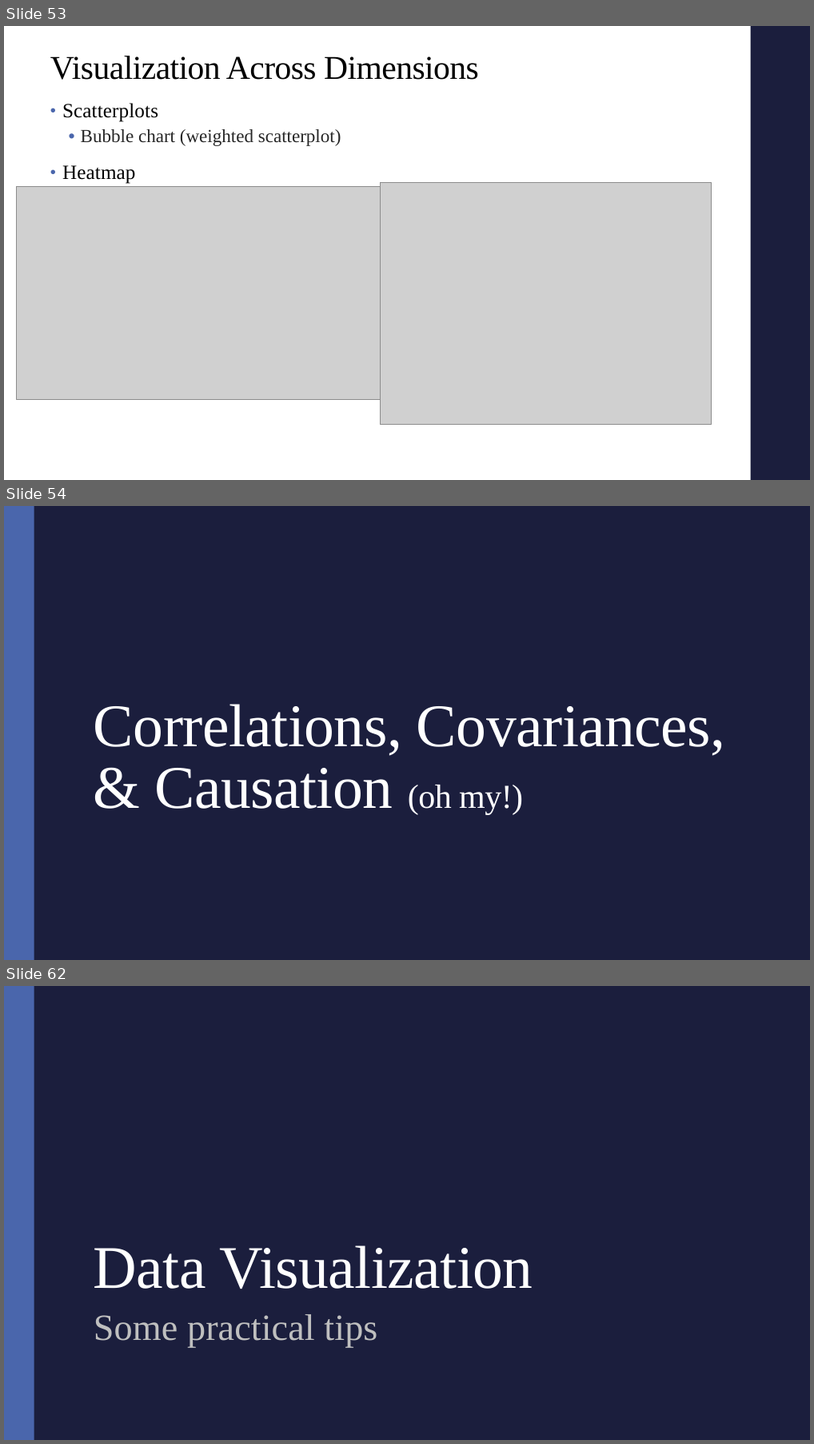
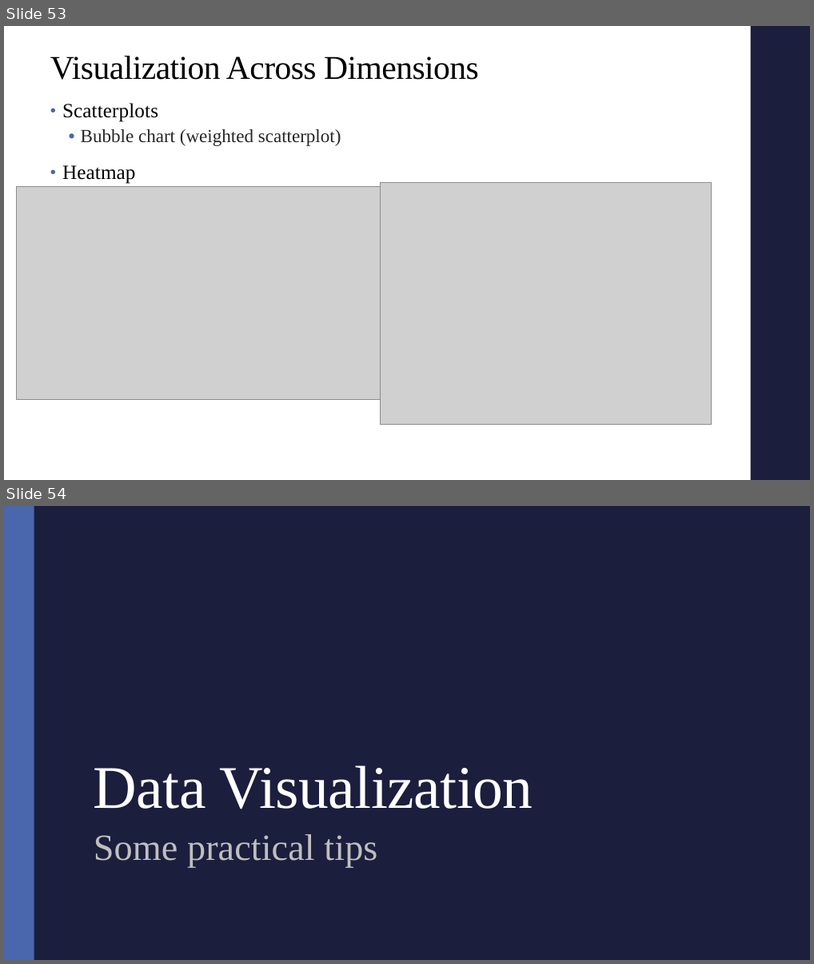
Before and after one commit to alex-hoagland/HAD5772, a slide deck: Lectures/Lecture03_Correlations/Lecture3_Correlations.pptx. Shown one above the other, each under a label of ours: slides 53, 54 and 62 before the commit, slides 53 and 54 after it; the slides between them are not shown. The pictures are 814x1444 and 814x964 pixels, drawn with LibreOffice and Linux fonts; fonts in the diff are those of the drawing; grey boxes stand for pictures. Boxes give left, top, right and bottom in pixels: in the first picture for what was removed or moved away, otherwise in the second. Text is boxed around its words. In the diff, an @@ line names an element or a change of style, - is before the commit and + after.

```diff
--- a/Lectures/Lecture03_Correlations/Lecture3_Correlations.pptx
+++ b/Lectures/Lecture03_Correlations/Lecture3_Correlations.pptx
@@ slide 54 removed at (4, 506, 810, 960), background #1B1E3E; not listed: 1 template element that a slide beside it also shows @@
@@ title removed at (94, 704, 726, 814) @@
-Correlations, Covariances,
-& Causation (oh my!)
@@ what was slide 62 is now slide 54 @@
```
Also in this commit, not shown: 7 other slides removed, 3 other files.
